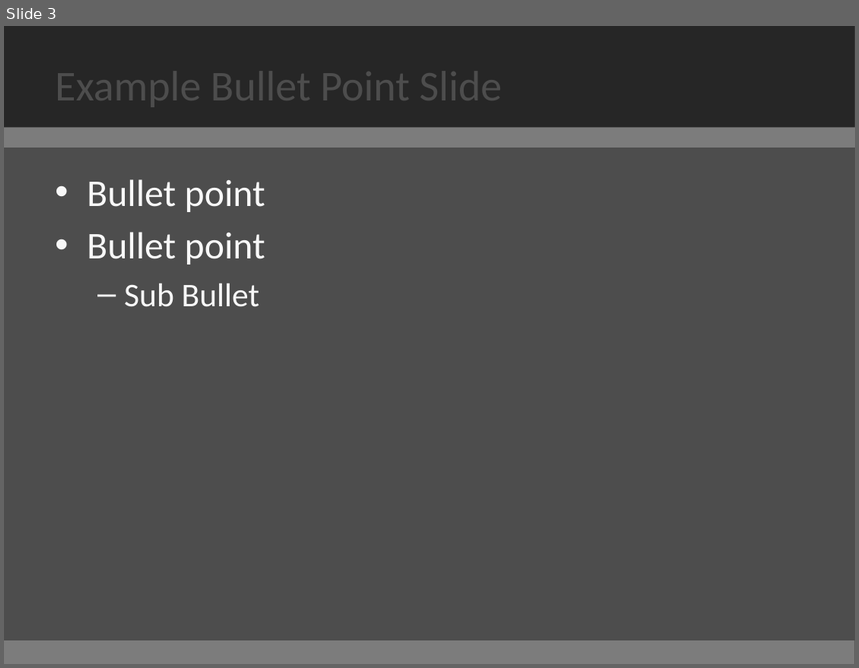
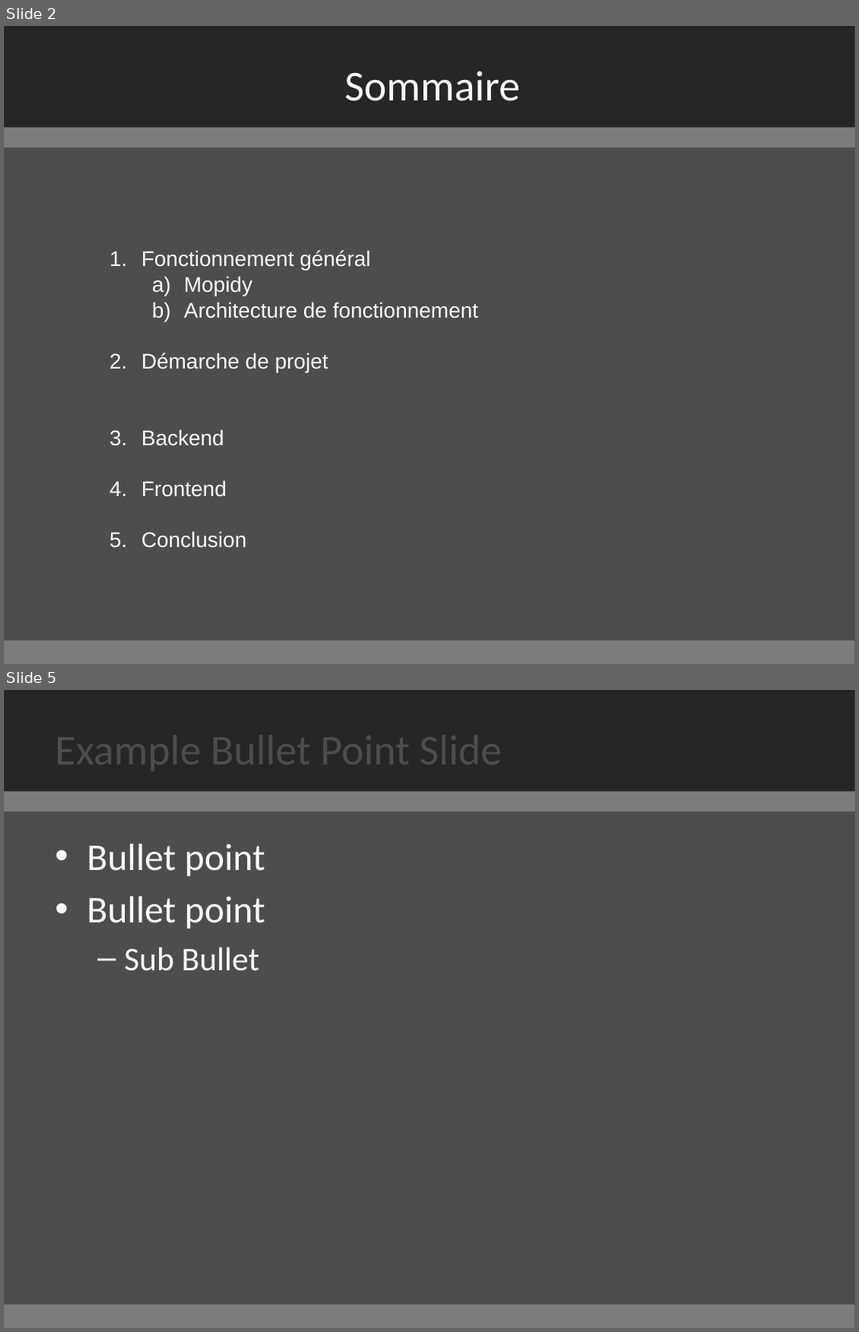
Before and after one commit to croweg/projet-mopidy-juke, a slide deck: presentation/template.pptx. Shown one above the other, each under a label of ours: slide 3 before the commit, slides 2 and 5 after it; the slides between them are not shown. The pictures are 859x668 and 859x1332 pixels, drawn with LibreOffice and Linux fonts; fonts in the diff are those of the drawing. Boxes give left, top, right and bottom in pixels: in the first picture for what was removed or moved away, otherwise in the second. Text is boxed around its words. In the diff, an @@ line names an element or a change of style, - is before the commit and + after.

```diff
--- a/presentation/template.pptx
+++ b/presentation/template.pptx
@@ slide 2 added at (4,26,855,664), background #4D4D4D; not listed: 3 template elements that a slide beside it also shows @@
@@ title added at (344,71,520,101), 36 pt, text #F8F8F8 @@
+Sommaire
@@ text added at (142,250,478,548), 18 pt, text #F8F8F8 @@
+1. Fonctionnement général
+  a) Mopidy
+  b) Architecture de fonctionnement
+2. Démarche de projet
+3. Backend
+4. Frontend
+5. Conclusion
@@ what was slide 3 is now slide 5 @@
```
Also in this commit, not shown: 2 slides changed, 3 other slides added, 2 slides removed.
